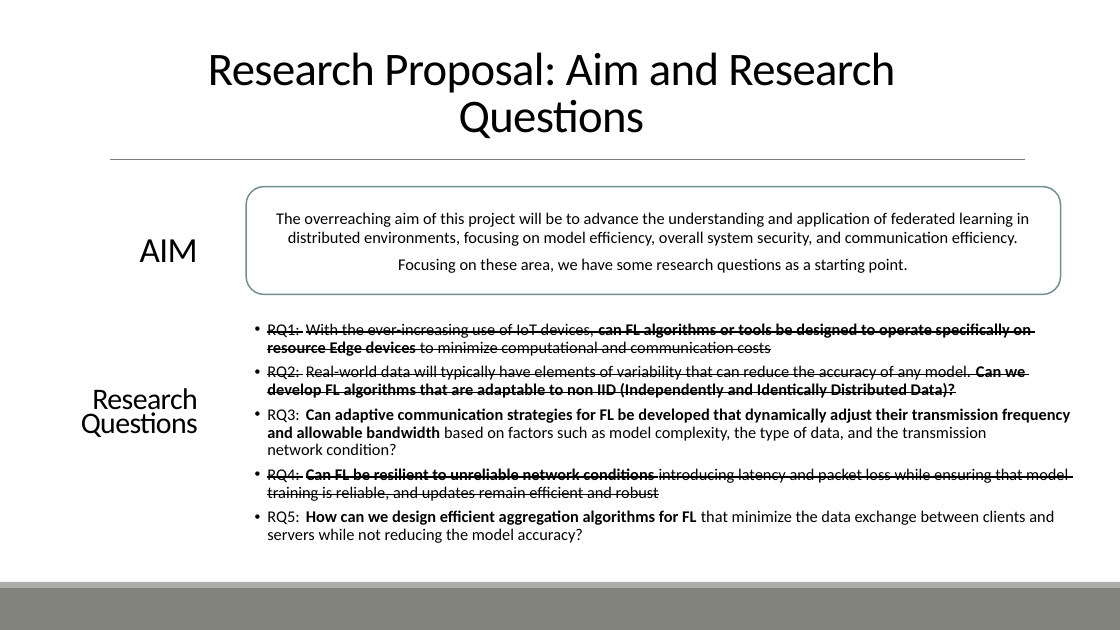
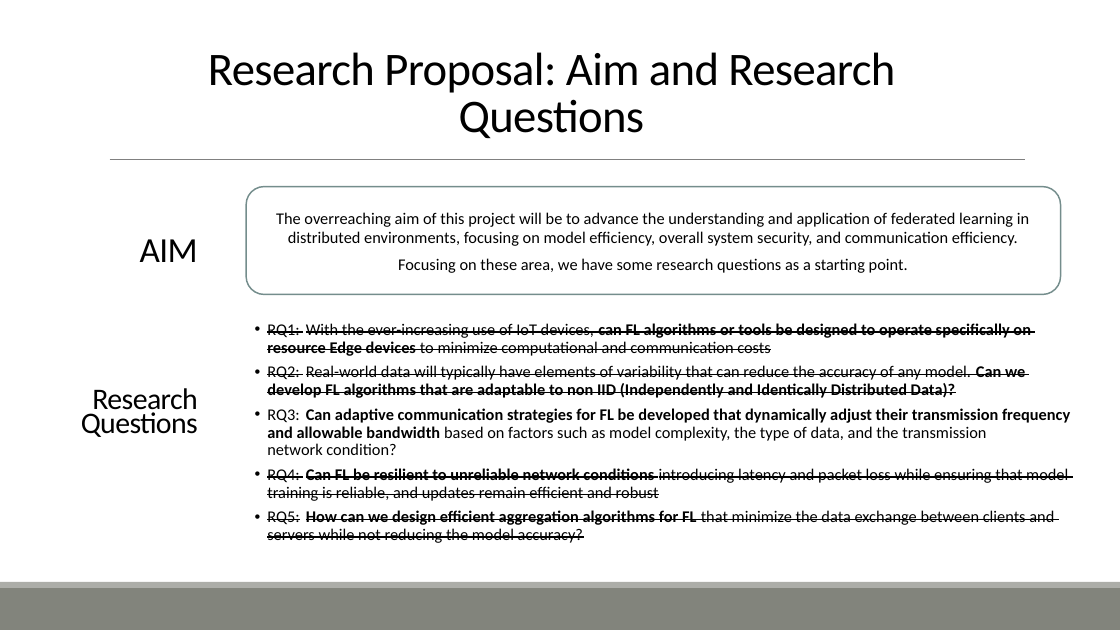
Before and after one commit to ofithcheallaigh/phd, a slide deck: slide 4 of Presentations/Supervisor Meetings/2024/20240209.pptx. Drawn at 1120x630 pixels with LibreOffice and Linux fonts; fonts in the diff are those of the drawing. Boxes give left, top, right and bottom in pixels: in the first picture for what was removed or moved away, otherwise in the second. Text is boxed around its words. In the diff, an @@ line names an element or a change of style, - is before the commit and + after.

Commit message:
Strike through one RQ

```diff
--- a/Presentations/Supervisor Meetings/2024/20240209.pptx
+++ b/Presentations/Supervisor Meetings/2024/20240209.pptx
@@ text at (267,510,1054,543): strikethrough on in "RQ5: How can we design efficient aggregation ..." @@
```
